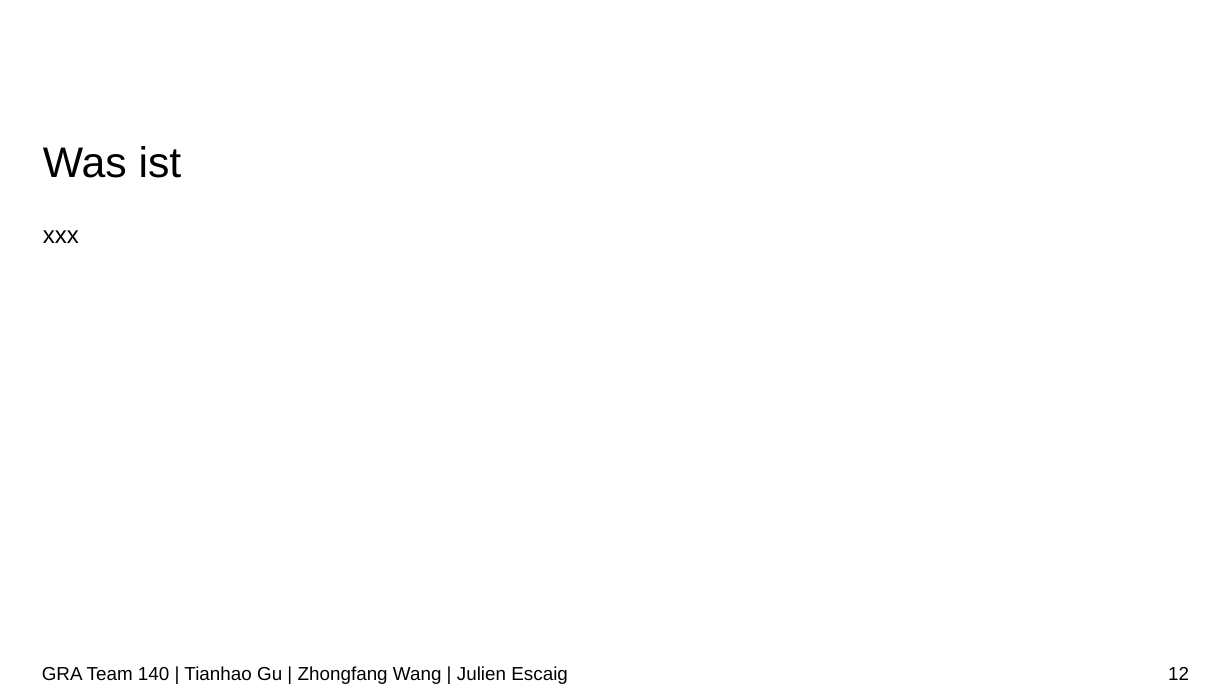
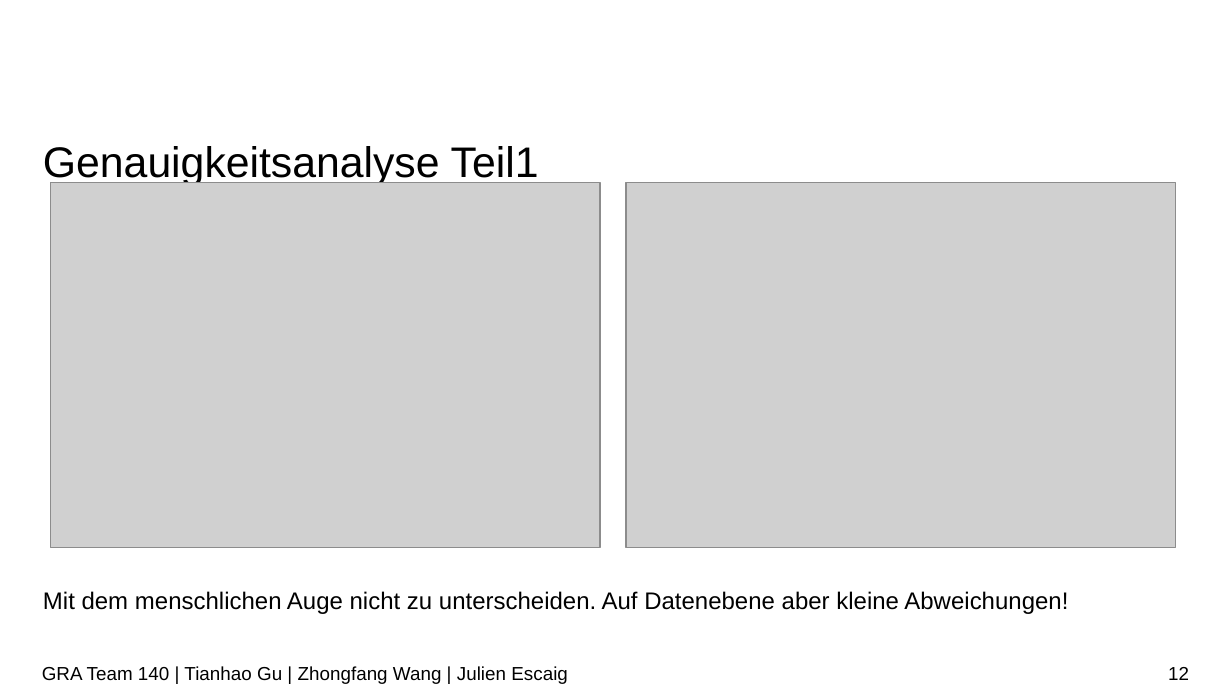
Before and after one commit to tianhaogutum/1, a slide deck: slide 12 of Vortrag/Vortrag.pptx. Drawn at 1232x693 pixels with LibreOffice and Linux fonts; fonts in the diff are those of the drawing; grey boxes stand for pictures; background and template pictures are left out. Boxes give left, top, right and bottom in pixels: in the first picture for what was removed or moved away, otherwise in the second. Text is boxed around its words. In the diff, an @@ line names an element or a change of style, - is before the commit and + after.

```diff
--- a/Vortrag/Vortrag.pptx
+++ b/Vortrag/Vortrag.pptx
@@ title at <box>43,146,539,185</box>: text changed @@
-Was ist
+Genauigkeitsanalyse Teil1
@@ picture added at <box>51,182,600,548</box> @@
@@ picture added at <box>626,182,1175,548</box> @@
@@ text removed at <box>43,230,79,243</box> @@
-xxx
@@ text added at <box>43,591,1068,614</box>, 14 pt, text #000000 @@
+Mit dem menschlichen Auge nicht zu unterscheiden. Auf Datenebene aber kleine Abweichungen!
```
Also in this commit, not shown: 10 other slides changed, 5 slides added, 6 slides removed, 5 other files.
